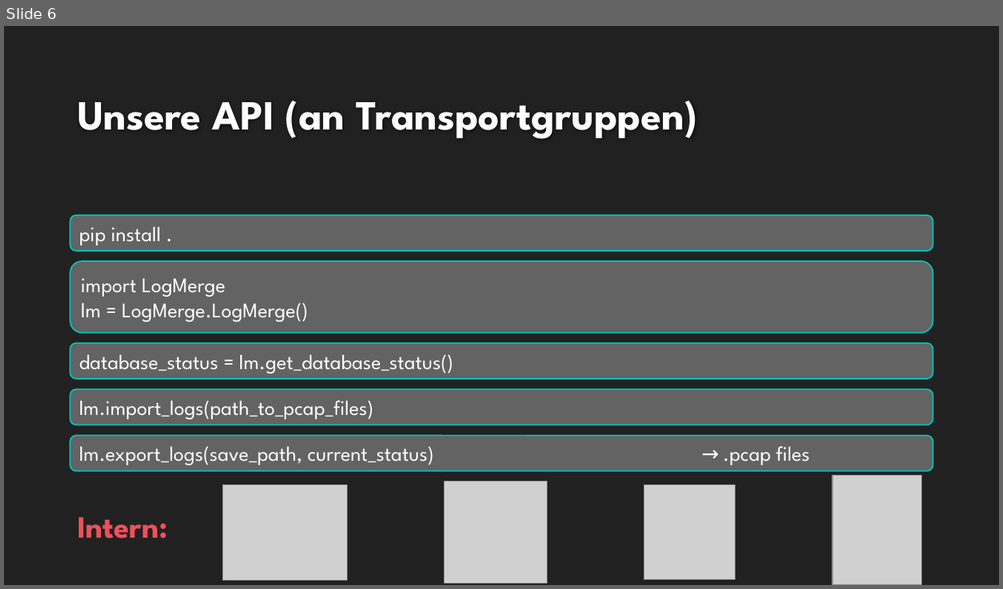
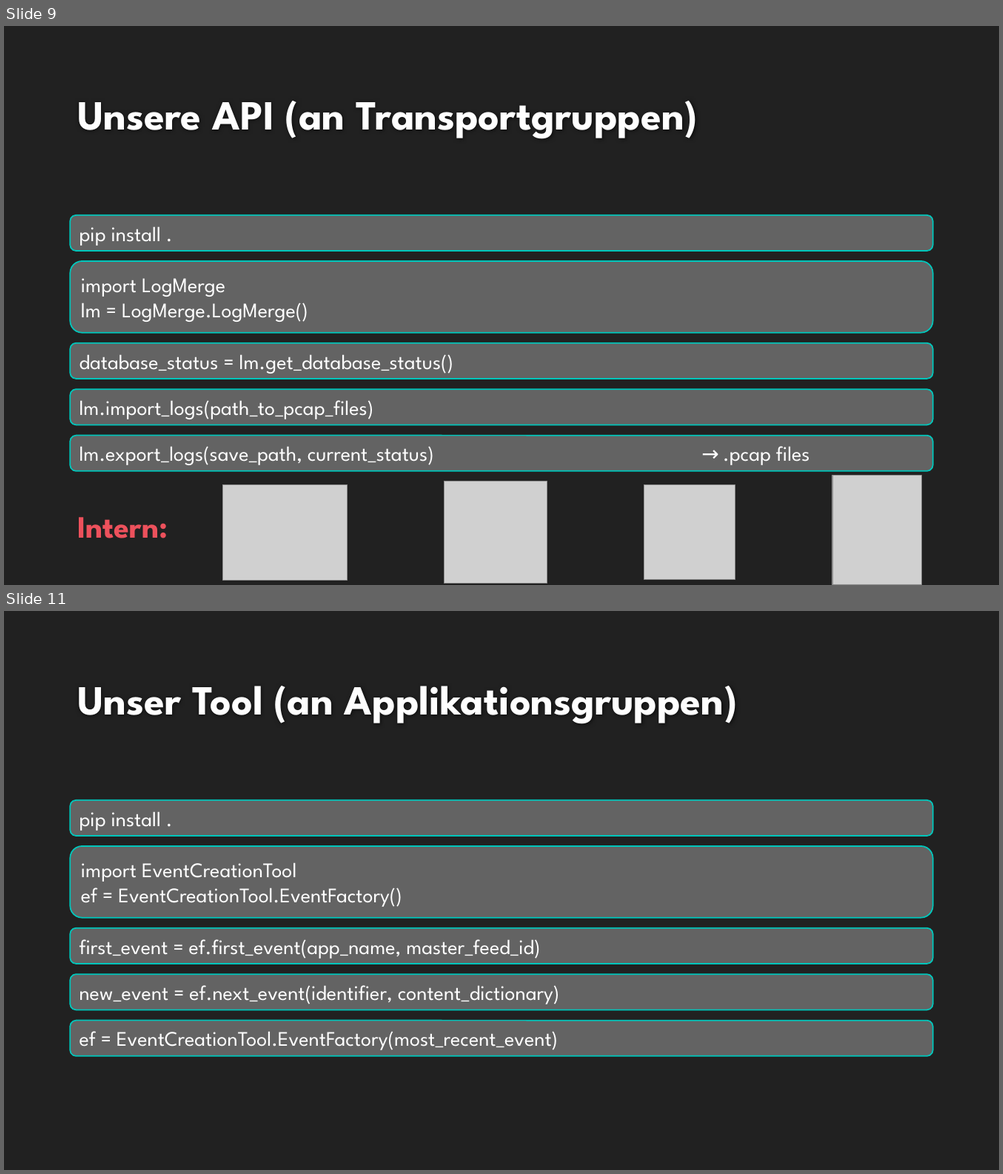
Before and after one commit to cn-uofbasel/BACnet, a slide deck: groups/04-logMerge/presentations/endpresentation.pptx. Shown one above the other, each under a label of ours: slide 6 before the commit, slides 9 and 11 after it; the slides between them are not shown. The pictures are 1003x589 and 1003x1174 pixels, drawn with LibreOffice and Linux fonts; fonts in the diff are those of the drawing; grey boxes stand for pictures; background and template pictures are left out. Boxes give left, top, right and bottom in pixels: in the first picture for what was removed or moved away, otherwise in the second. Text is boxed around its words. In the diff, an @@ line names an element or a change of style, - is before the commit and + after.

```diff
--- a/groups/04-logMerge/presentations/endpresentation.pptx
+++ b/groups/04-logMerge/presentations/endpresentation.pptx
@@ slide 11 added at box(4, 611, 999, 1170), background #212121 @@
@@ title added at box(77, 686, 737, 724), 40 pt, text #FEFEFE, bold @@
+Unser Tool (an Applikationsgruppen)
@@ rounded rectangle added at box(71, 800, 933, 836), fill #636363, outline #00C6BB 1.25 pt, 20 pt, text #FFFFFF @@
+pip install .
@@ rounded rectangle added at box(71, 846, 933, 917), fill #636363, outline #00C6BB 1.25 pt, 20 pt, text #FFFFFF @@
+import EventCreationTool
+ef = EventCreationTool.EventFactory()
@@ rounded rectangle added at box(71, 928, 933, 964), fill #636363, outline #00C6BB 1.25 pt, 20 pt, text #FFFFFF @@
+first_event = ef.first_event(app_name, master_feed_id)
@@ rounded rectangle added at box(71, 974, 933, 1010), fill #636363, outline #00C6BB 1.25 pt, 20 pt, text #FFFFFF @@
+new_event = ef.next_event(identifier, content_dictionary)
@@ rounded rectangle added at box(71, 1021, 933, 1056), fill #636363, outline #00C6BB 1.25 pt, 20 pt, text #FFFFFF @@
+ef = EventCreationTool.EventFactory(most_recent_event)
@@ what was slide 6 is now slide 9 @@
```
Also in this commit, not shown: 7 slides changed, 5 other slides added, 6 other files.
